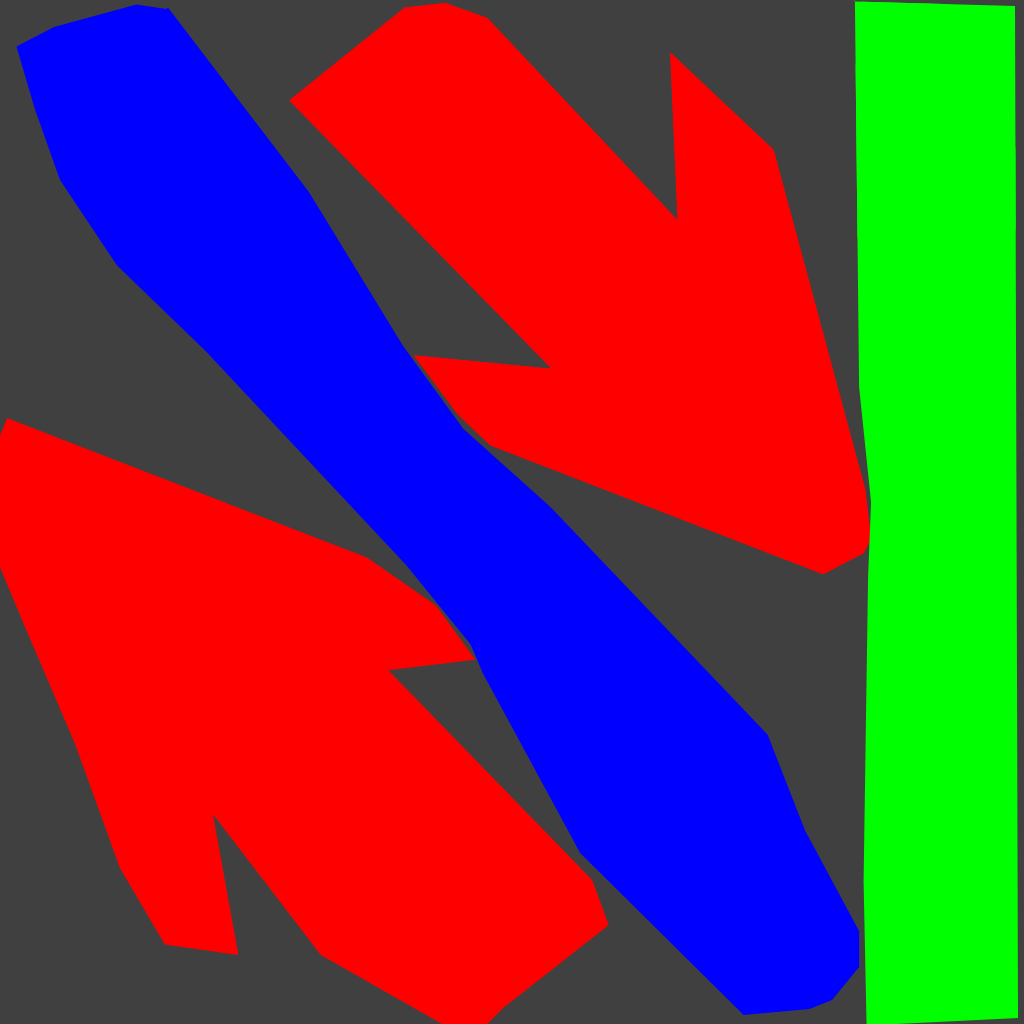
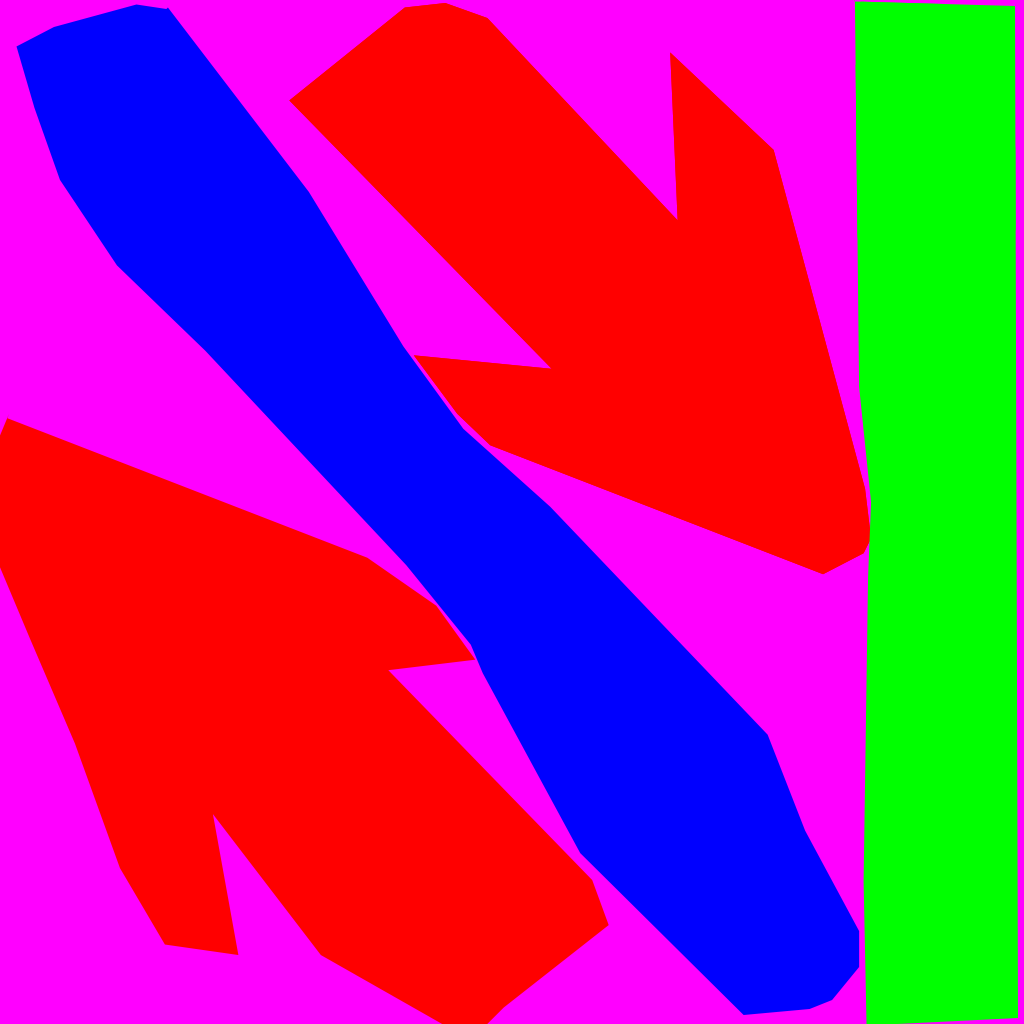
Before/after of a w=1024, h=1024 layered artwork. What changed in the layer stack:
painted on "background" over box(0, 0, 1024, 1024)
